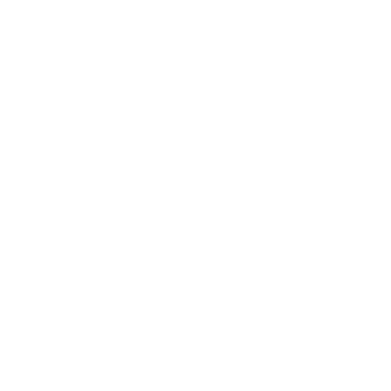
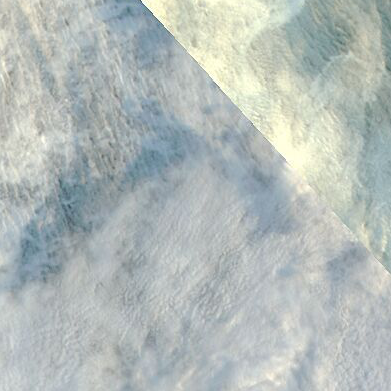
Layers edited between the first and the second 391x391 image:
added layer "287_greenland_sea_100km_20210921.aqua.truecolor.250m" above "Background" over [0, 0, 391, 391]
